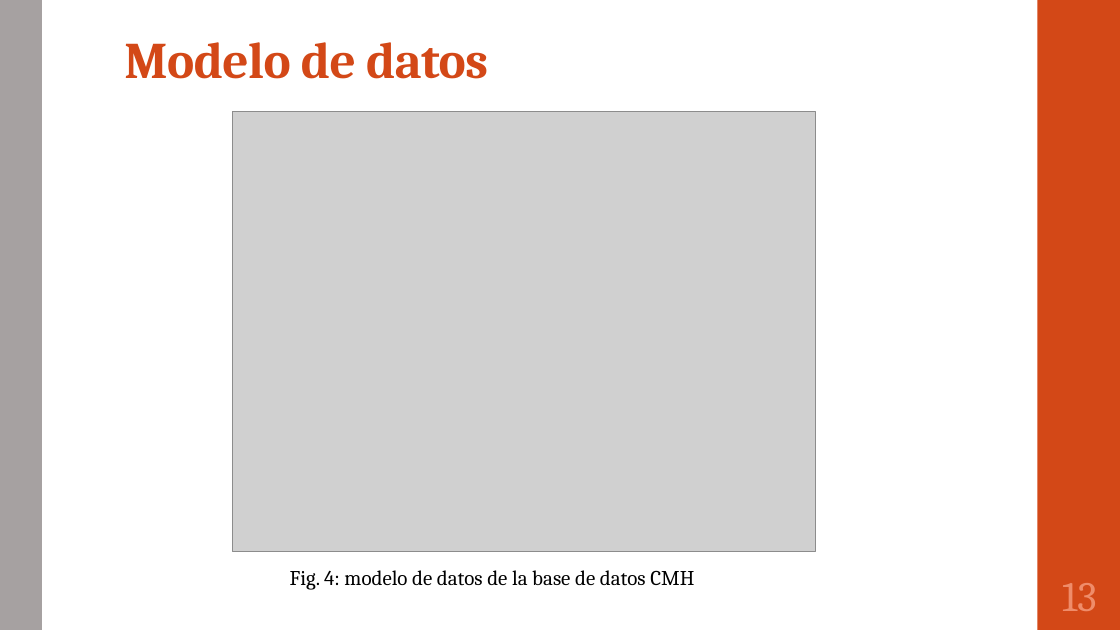
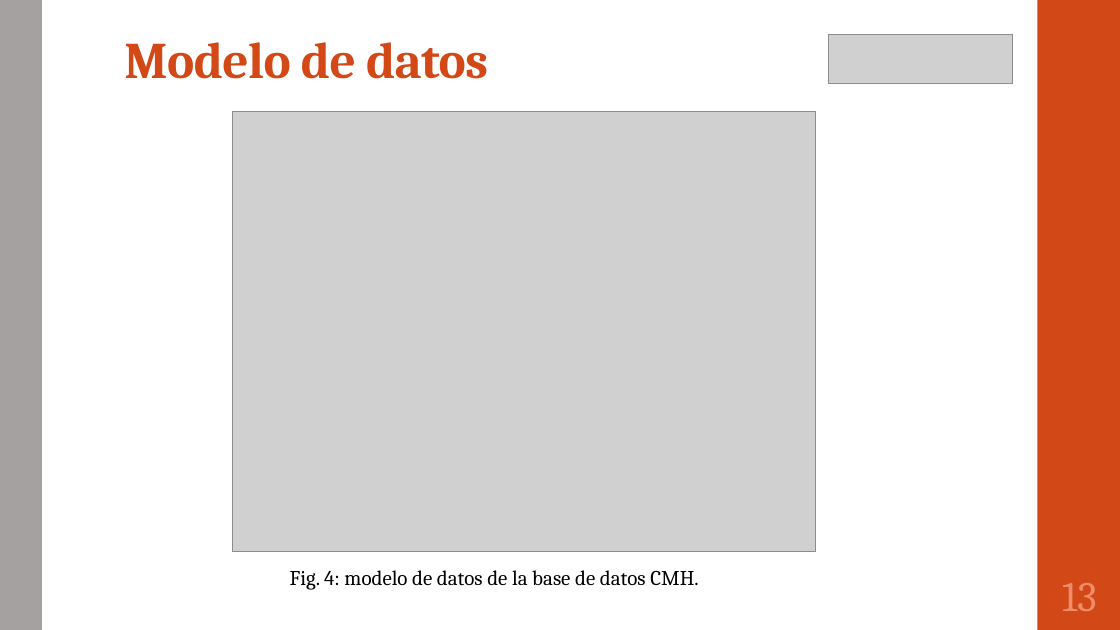
Before and after one commit to portafolio2016/hipocrates, a slide deck: slide 14 of presentación lunes 24 octubre 2016.pptx. Drawn at 1120x630 pixels with LibreOffice and Linux fonts; fonts in the diff are those of the drawing; grey boxes stand for pictures. Boxes give left, top, right and bottom in pixels: in the first picture for what was removed or moved away, otherwise in the second. Text is boxed around its words. In the diff, an @@ line names an element or a change of style, - is before the commit and + after.

```diff
--- a/presentación lunes 24 octubre 2016.pptx
+++ b/presentación lunes 24 octubre 2016.pptx
@@ picture added at [829, 34, 1013, 82] @@
@@ text at [290, 570, 698, 590]: text changed @@
-Fig. 4: modelo de datos de la base de datos CMH
+Fig. 4: modelo de datos de la base de datos CMH.
```
Also in this commit, not shown: 16 other slides changed.
